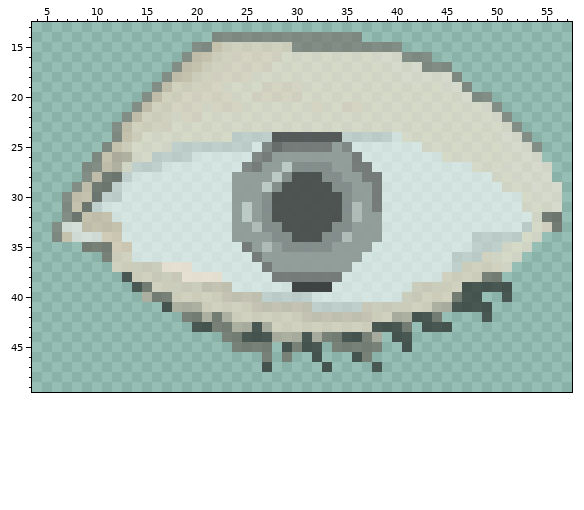
Edited in one commit: pixel-art sprite (Assets/Sprites/Shekhinah/eye/eye.png). The picture above is the old version.
The file is 64x64 pixels. Colours within 5 levels of each other are drawn and written as one. Shown: x 4..57, y 13..49.
Now the later version:
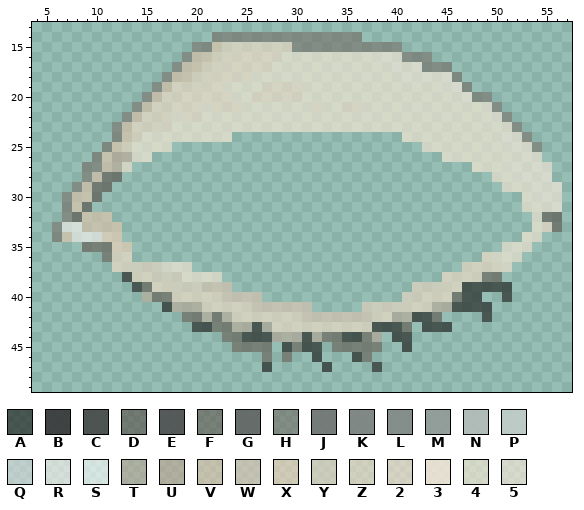
Palette (. is transparent): A #15131099  B #383939eb  C #474b4aeb  D #584e4799  E #505352eb  F #62584f99  G #636665eb  H #746c6599  J #727675eb  K #7f8482eb  L #828a88eb  M #929b98eb  N #b2bcb8eb  P #bfccc8eb  Q #dadada99  R #fff5f199  S #ffffff99  T #b9a69599  U #c2a79299  V #e3c3a999  W #e2c7b399  X #f6d3b799  Y #efd7c299  Z #f6ddc699  2 #ffe1cc99  3 #f4e6d8d6  4 #ffebd699  5 #ffecdc99
Commit message: Shekhinah eyes move up
Difference:
@@ x 4..57 @@
 23 ........HVZZZ24444444444444444444444444444444444H.....
-24 ........HVZ444444444QQQQEEEEEEEQQQQQS444444444455H....
-25 .......HVZ4444QQQQQQQQSKGJJJJJMKSSSSSSS44444444555H...
-26 ......HVUU44QQQQSSSSSSKJMMMMMMMMJSSSSSSSS4444444455...
-27 .....HHVU4QQQSSSSSSSSKJMMPLLLLMMJJSSSSSSSSSS44455455..
-28 .....HVDDQSSSSSSSSSSMMMMPLCCCLLMMJJSSSSSSSSSSS445555..
-29 ....HVDDQSSSSSSSSSSSMMMPLCCCCCLLMMJSSSSSSSSSSSS444555.
-30 ...HVVDQQSSSSSSSSSSSMMMLCCCCCCCLMMJSSSSSSSSSSSSSS4555.
-31 ...HVDQSSSSSSSSSSSSSMPMLCCCCCCCLNMJSSSSSSSSSSSSSS4445.
-32 ...HDVVVSSSSSSSSSSSSMPMLCCCCCCCLNMMSSSSSSSSSSSSSSS4DD.
-33 ..HRRVVVVSSSSSSSSSSSMMNLLCCCCCLLMMMSSSSSSSSSSSSSSQ42D.
-34 ..HVRRRXXSSSSSSSSSSSMMMMLLCCCLLNMMMSSSSSSSSSQQQQQ44...
-35 .....FFFXXSSSSSSSSSSSJMNMLLLLLMMMMSSSSSSSSSSQQQ444....
-36 .......FZZSSSSSSSSSSSSJMMMMMMMMMMSSSSSSSSSQQQZ444.....
-37 ........ZZYYY333SSSSSSSJMMMMMMMMSSSSSSSSSSQZZZZ4......
-38 .........AZZYYY3333SSSSSJJJJJJJSSSSSSSSSSZZZZFF.......
-39 ..........AFZZYYYWWWSSSSSSBBBBSSSSSSSSYYYZZAAAAA......
-40 ...........TFFZZZZZWWWWQQQQQSSSSSSSSSYYZZZFAA..A......
-41 .............ATTTZZZZZWWWWWWQQQQQYYYYZZZTTAAAA........
+24 ........HVZ444444444.................444444444455H....
+25 .......HVZ4444.........................44444444555H...
+26 ......HVUU44.............................4444444455...
+27 .....HHVU4..................................44455455..
+28 .....HVDD.....................................445555..
+29 ....HVDD.......................................444555.
+30 ...HVVD..........................................4555.
+31 ...HVD...........................................4445.
+32 ...HDVVV..........................................4DD.
+33 ..HRRVVVV.........................................42D.
+34 ..HVRRRXX........................................44...
+35 .....FFFXX.....................................444....
+36 .......FZZ...................................Z444.....
+37 ........ZZYYY444...........................ZZZZ4......
+38 .........AZZYYY4444......................ZZZZFF.......
+39 ..........AFZZYYYWWW..................YYYZZAAAAA......
+40 ...........TFFZZZZZWWWW..............YYZZZFAA..A......
+41 .............ATTTZZZZZWWWWWW.....YYYYZZZTTAAAA........
 42 ...............FFTFTZZZZZZZWWWWWWWZZTTAAF....A........
Changed places in both pictures, as pixel boxes (x1, y1, x2, y2):
changed: (92, 132, 532, 312)
